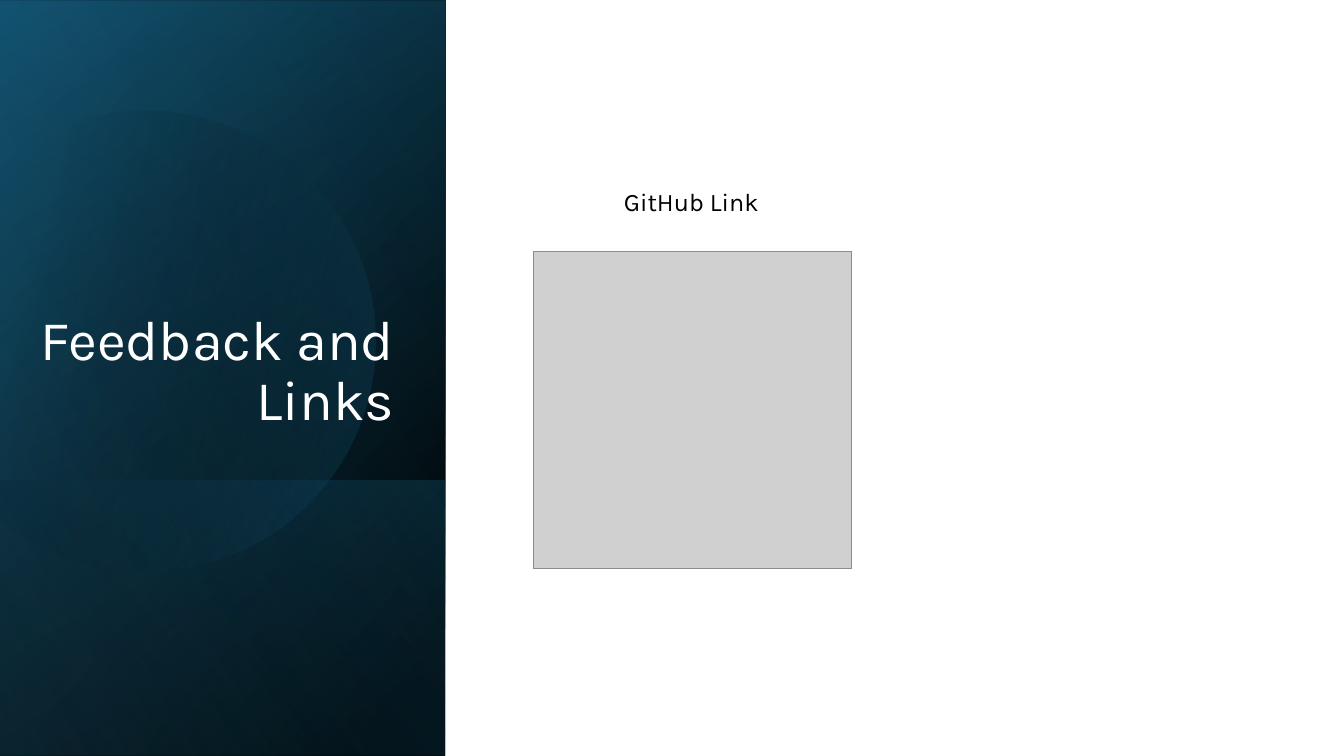
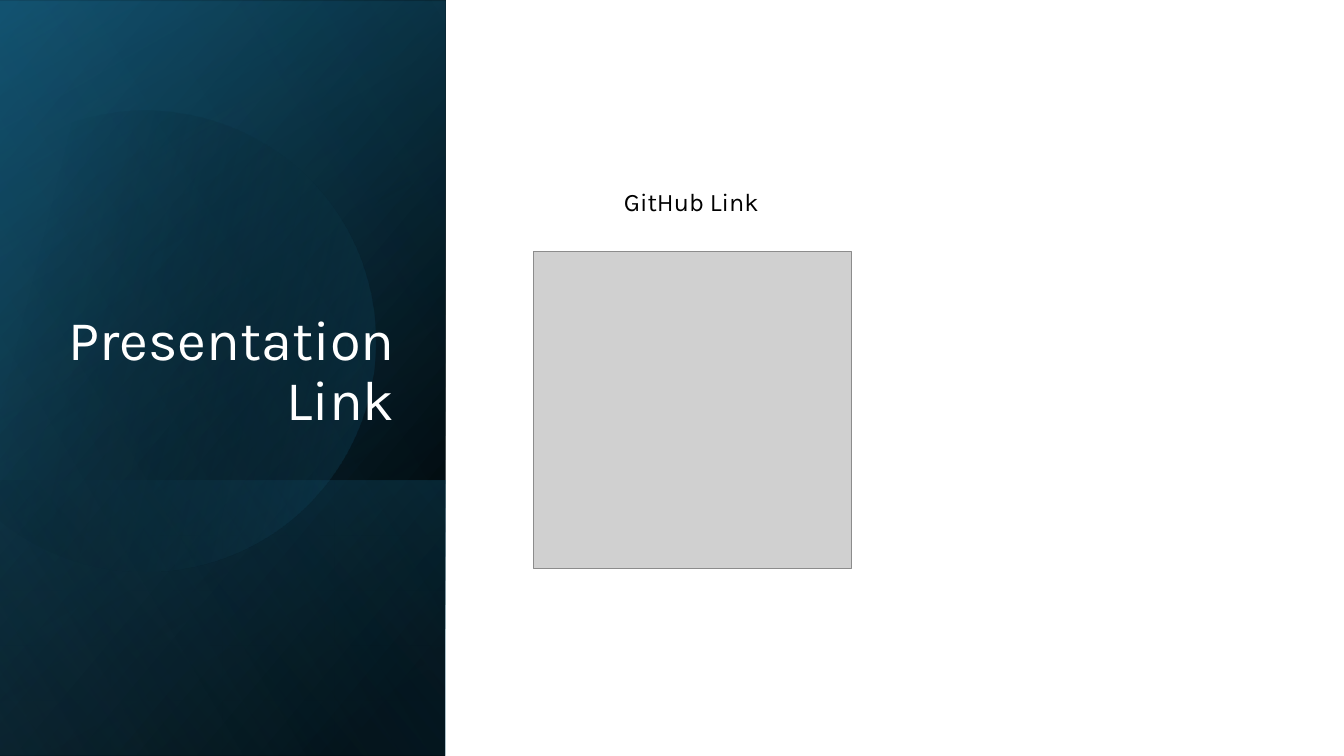
Before and after one commit to akstl1/Presentations, a slide deck: slide 9 of 2026.10.24 STL Day of Data/2026.10.24 Day of Data STL PPT.pptx. Drawn at 1344x756 pixels with LibreOffice and Linux fonts; fonts in the diff are those of the drawing; grey boxes stand for pictures. Boxes give left, top, right and bottom in pixels: in the first picture for what was removed or moved away, otherwise in the second. Text is boxed around its words. In the diff, an @@ line names an element or a change of style, - is before the commit and + after.

Commit message:
updated stl pres

```diff
--- a/2026.10.24 STL Day of Data/2026.10.24 Day of Data STL PPT.pptx
+++ b/2026.10.24 STL Day of Data/2026.10.24 Day of Data STL PPT.pptx
@@ title at <box>69,321,395,420</box>: text changed @@
-Feedback and Links
+Presentation Link
```
